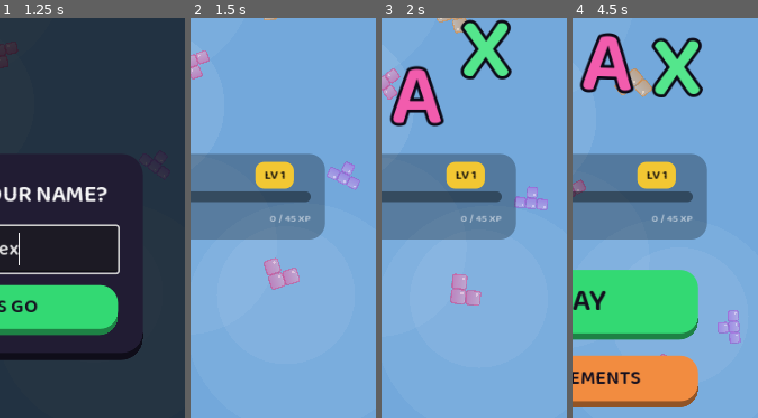
Above: before the commit, frames 1-4 (left to right).
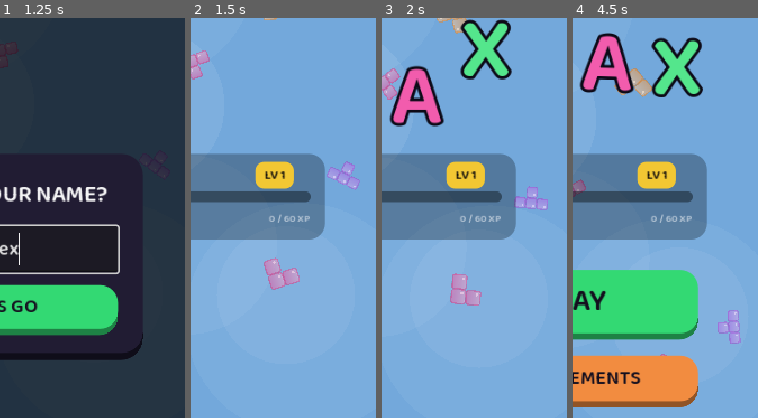
Above: after the commit, the same moments.

Repository: XSideZ/stax-game
Game: Godot game, scene res://scenes/MainMenu.tscn
The game is run twice, just before and just after one commit, with the same random seed, the same clock (stepped at 60 frames per second) and the same inputs.
Inputs (mouse positions are % of the whole screen's width and height, from its top left):
- Up to frame 1 (1.25 s): click (50, 45) at 0.52 s; type "Alex" at 0.6 s
- Up to frame 2 (1.5 s): click "LET'S GO" at 1.25 s
- Up to frame 3 (2 s): no input
- Up to frame 4 (4.5 s): click "Alex" at 2 s; click "PLAY" at 2.75 s; click "PLAY" at 3.5 s; click "ACHIEVEMENTS" at 4.25 s
The pictures show only the part of the screen within x 50-100%, y 16-66%; the shares and areas given below are measured in that part.

Frame 1 is identical in both runs. In frame 2, 0.1% of the frame differs, in the area x 42-65%, y 49-52%; in frame 3, 0.1%; in frame 4, 0.1%.

Commit message:
Retier high-score achievement, cut XP again, throttle haptics, reset everyone
- High Scorer achievement tiers -> 10k / 100k / 500k (was 1k / 10k / 100k)
- XP cut further: run XP score/250 -> score/400; curve 45+0.5*l^2 -> 60+0.75*l^2
  (~168k -> ~252k total to L100). Still skill-gated; achievements stay the chunks.
- Haptics fix: _buzz now throttled (50ms) + duration-clamped (<=160ms) so rapid
  events cannot stack into a continuous stuck vibration that needs an app restart.
- Reset everyone: RESET_EPOCH 1 -> 2 and _reset_progress now also clears the name,
  so on next launch everyone starts at level 1 + the enter-name screen.
- Smoke test bounds/probes updated; all boot-verified.

Co-Authored-By: Claude Opus 4.8 (1M context) <noreply@anthropic.com>

Diff:
--- a/scripts/Game.gd
+++ b/scripts/Game.gd
@@ -855,9 +855,18 @@
 	queue_redraw()
 
 # Light haptic tap — no-ops on desktop and respects the settings toggle
+var _last_buzz_ms : int = 0
 func _buzz(ms: int) -> void:
-	if GameState.haptics_on:
-		Input.vibrate_handheld(ms)
+	if not GameState.haptics_on:
+		return
+	# Throttle + clamp: rapid events (e.g. ghost-hover jitter at a snap/tray edge)
+	# could otherwise stack handheld vibrations into a continuous buzz that only
+	# stops on an app restart. One short pulse at a time, capped length.
+	var now := Time.get_ticks_msec()
+	if now - _last_buzz_ms < 50:
+		return
+	_last_buzz_ms = now
+	Input.vibrate_handheld(clampi(ms, 1, 160))
 
 # ── Power abilities ───────────────────────────────────────────────────────────
 func _fire_power() -> void:
--- a/scripts/GameState.gd
+++ b/scripts/GameState.gd
@@ -155,14 +155,14 @@
 	return nxt
 
 # ── Player profile / XP ───────────────────────────────────────────────────────
-# Level curve: cost(level→level+1) = 45 + 0.5·level². Total to hit MAX_LEVEL
-# is ~168k XP. Run XP is SKILL-based (score only, no per-move grind): score/250,
-# so a strong 15k game pays ~60 and a great 100k run ~400. Hard achievements
+# Level curve: cost(level→level+1) = 60 + 0.75·level². Total to hit MAX_LEVEL
+# is ~252k XP. Run XP is SKILL-based (score only, no per-move grind): score/400,
+# so a strong 15k game pays ~37 and a great 100k run ~250. Hard achievements
 # stay the big chunks — levelling is gated by skill, not time spent.
 const MAX_LEVEL := 100
 # Bump this to force a one-time progress wipe for everyone on the next update:
 # on load, a save with an older epoch is reset to a fresh level 1 (settings kept).
-const RESET_EPOCH := 1
+const RESET_EPOCH := 2
 var save_epoch : int = 0
 var player_name  : String = ""
 var player_xp    : int = 0
@@ -197,7 +197,7 @@
 # are "<group>_<tier_index>".
 const ACH_GROUPS : Array = [
 	{"id": "games",  "name": "Dedicated",      "desc": "Play %s games",                  "tiers": [[1, 50], [10, 200], [100, 600]]},
-	{"id": "score",  "name": "High Scorer",    "desc": "Score %s in one run",            "tiers": [[1000, 75], [10000, 300], [100000, 900]]},
+	{"id": "score",  "name": "High Scorer",    "desc": "Score %s in one run",            "tiers": [[10000, 75], [100000, 300], [500000, 900]]},
 	{"id": "lines",  "name": "Line Clearer",   "desc": "Clear %s lines in total",        "tiers": [[50, 50], [500, 150], [2500, 350]]},
 	{"id": "streak", "name": "On Fire",        "desc": "Reach a streak of %s clears",    "tiers": [[3, 50], [5, 150], [8, 300]]},
 	{"id": "multi",  "name": "Combo King",     "desc": "Clear %s lines in one move",     "tiers": [[2, 75], [4, 300], [5, 700]]},
@@ -295,7 +295,7 @@
 	return all_fresh
 
 static func xp_cost(level: int) -> int:
-	return 45 + int(0.5 * float(level * level))
+	return 60 + int(0.75 * float(level * level))
 
 static func level_for_xp(xp: int) -> int:
 	var lvl := 1
@@ -338,7 +338,7 @@
 	stat_run_lines     = maxi(stat_run_lines, run_lines)
 	last_xp_before = player_xp
 	# Skill-based run XP: score only (no per-move grind reward), heavily scaled down.
-	last_xp_gain = int(final_score / 250)
+	last_xp_gain = int(final_score / 400)
 	player_xp += last_xp_gain
 	pending_toasts = check_unlocks()
 	pending_toasts.append_array(check_skin_unlocks())
@@ -526,8 +526,9 @@
 		if d != null:
 			d.remove("stax_run.dat")
 
-# Wipe progression to a fresh level 1, keeping only settings + player name.
+# Wipe progression to a fresh level 1 and re-prompt for name. Keeps only settings.
 func _reset_progress() -> void:
+	player_name = ""
 	best_score = 0
 	scores = []
 	theme_idx = 0
--- a/test_smoke.gd
+++ b/test_smoke.gd
@@ -175,7 +175,7 @@
 	var total_xp := 0
 	for lvl in range(1, 100):
 		total_xp += gs.xp_cost(lvl)
-	if total_xp < 150000 or total_xp > 185000:
+	if total_xp < 230000 or total_xp > 285000:
 		print("FAIL xp curve total: ", total_xp); fails += 1
 	gs.player_xp = 0
 	if gs.get_level() != 1:
@@ -185,8 +185,8 @@
 		print("FAIL max level: ", gs.get_level()); fails += 1
 	if gs.xp_progress() != [0, 0]:
 		print("FAIL max level progress"); fails += 1
-	gs.player_xp = 50   # past level 1 cost (45), 5 into level 2
-	if gs.get_level() != 2 or gs.xp_progress()[0] != 5:
+	gs.player_xp = 70   # past level 1 cost (60), 10 into level 2
+	if gs.get_level() != 2 or gs.xp_progress()[0] != 10:
 		print("FAIL level walk: ", gs.get_level(), " ", gs.xp_progress()); fails += 1
 
 	# Tiered achievements: unlock grants XP exactly once, info formats right.
@@ -197,7 +197,7 @@
 		backup = FileAccess.get_file_as_bytes("user://stax_save.dat")
 	gs.player_xp = 0
 	gs.unlocked = {}
-	gs.best_score = 1500   # past score tier I (1000), short of tier II (10000)
+	gs.best_score = 15000   # past score tier I (10000), short of tier II (100000)
 	var fresh : Array = gs.check_unlocks()
 	if not fresh.has("score_0") or fresh.has("score_1"):
 		print("FAIL tiered unlock: ", fresh); fails += 1
@@ -208,7 +208,7 @@
 	var info : Dictionary = gs.ach_info("score_0")
 	if info.get("name", "") != "High Scorer I" or info.get("xp", 0) != 75:
 		print("FAIL ach_info: ", info); fails += 1
-	gs.best_score = 12000
+	gs.best_score = 120000
 	if not gs.check_unlocks().has("score_1"):
 		print("FAIL next tier unlock"); fails += 1
 	if had_save:
